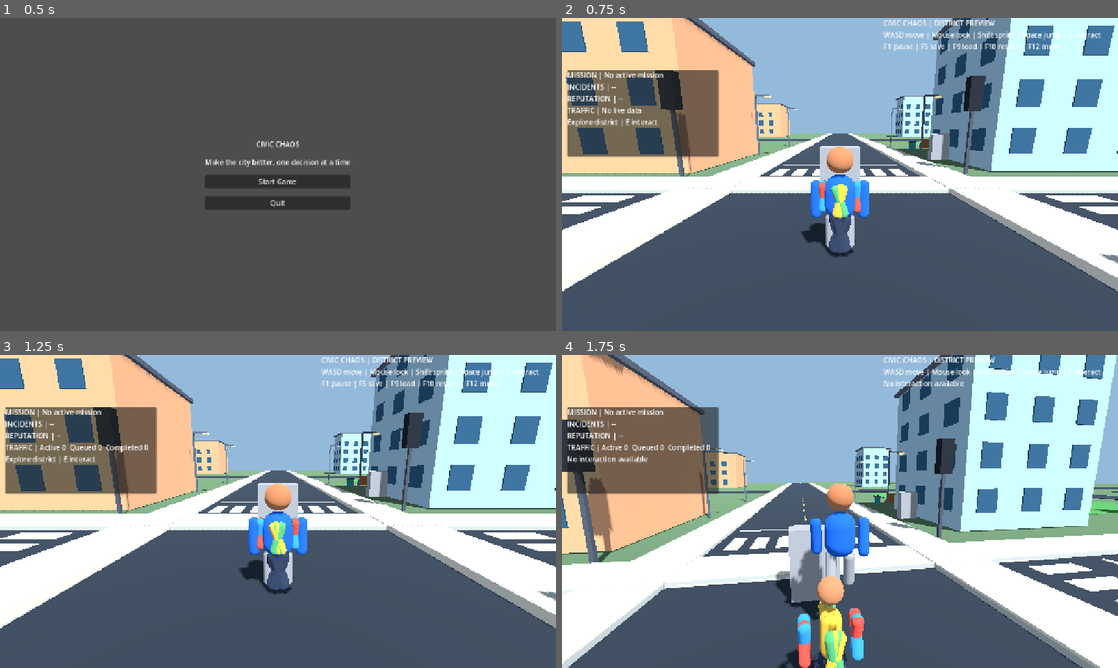
Above: before the commit, frames 1-4 (two rows, left to right).
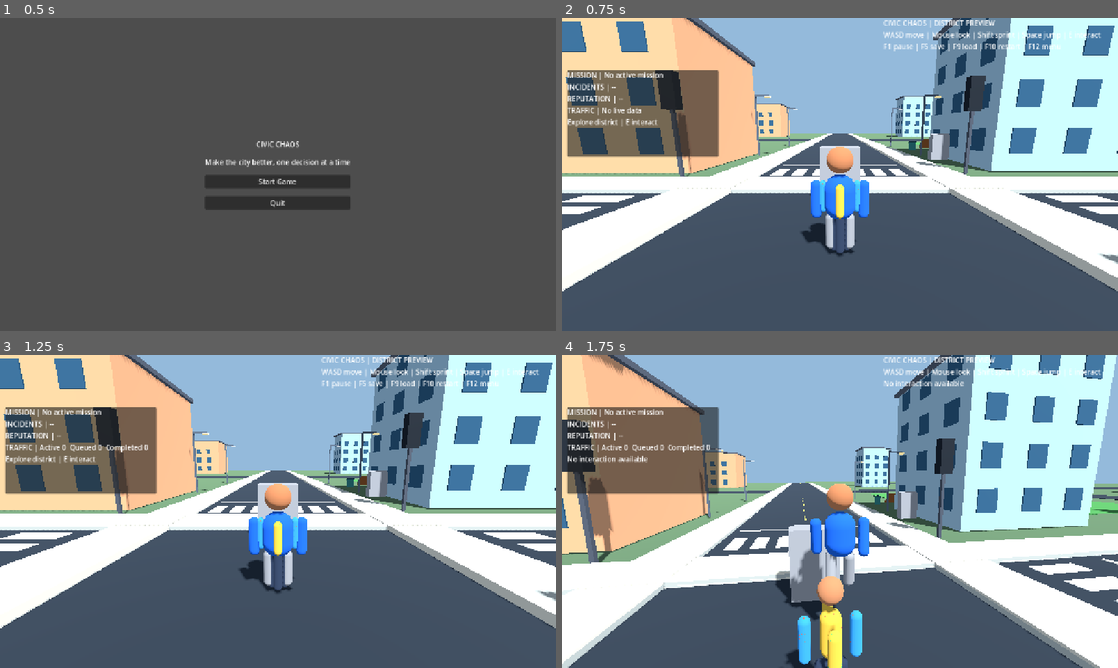
Above: after the commit, the same moments.

Repository: gauravprajapat-23/civic-chaos
Game: Godot game, scene res://scenes/core/menu.tscn
Two runs of this game, one before a commit and one after it. Both use one fixed random seed, a clock stepped at 60 frames per second and the inputs below.
Inputs (mouse positions are in pixels of both pictures, inside the frame that each line leads up to):
- Up to frame 1 (0.5 s): no input
- Up to frame 2 (0.75 s): click "Start Game" at 0.5 s
- Up to frame 3 (1.25 s): no input
- Up to frame 4 (1.75 s): tap Enter at 1.25 s; move the mouse to (867, 511) at 1.27 s; hold W (move_forward) from 1.28 s (still down); hold E (interact) from 1.28 s (still down); tap Space (jump) at 1.52 s

Frame 1 is identical in both runs. In frame 2, 0.4% of the frame differs, in the area x 44-54%, y 51-77%; in frame 3, 0.5%; in frame 4, 0.9%, in the area x 39-55%, y 78-100%.

Commit message:
fix(npc): remove physical character blocking and yield/unstick socially

Diff:
--- a/scripts/npc/district_pedestrians.gd
+++ b/scripts/npc/district_pedestrians.gd
@@ -11,13 +11,15 @@
 var _reservations: CivicIntersectionReservations
 var _crossing: Array[bool] = []
 const BODY_RADIUS: float = 0.32
-const PLAYER_CLEARANCE: float = 1.15
+const PLAYER_CLEARANCE: float = 1.4
+const PLAYER_YIELD_RADIUS: float = 2.3
+const PLAYER_YIELD_SPEED: float = 5.5
 const WALKER_CLEARANCE: float = 1.05
 const CROSSING_CLEARANCE: float = 1.3
 const VEHICLE_CLEARANCE: float = 1.5
-const PERSONAL_SPACE: float = 1.2
+const PERSONAL_SPACE: float = 1.4
 const HARD_SEPARATION: float = 0.72 # Wider than two 0.32m collision radii.
-const SIDESTEP_DISTANCE: float = 0.85
+const SIDESTEP_DISTANCE: float = 1.4
 const SIDESTEP_SPEED: float = 1.5
 var _sidestep_offsets: Array[float] = []
 var _blocked_frames: Array[int] = []
@@ -37,7 +39,7 @@
     for index in range(pedestrian_count):
         var walker := AnimatableBody3D.new()
         walker.collision_layer = 8
-        walker.collision_mask = 1 | 2 | 4 | 8
+        walker.collision_mask = 0 # Sensing layer only; no rigid actor-actor collision.
         walker.sync_to_physics = true
         walker.set_meta("pedestrian_index", index)
         var collider := CollisionShape3D.new()
@@ -61,11 +63,17 @@
         # themselves through simple stop-on-obstacle avoidance.
         var spawn_progress: float = float(index) * 5.0
         var loop_length: float = district_extent * 1.65
-        for attempt in range(96):
+        var found_spawn: bool = false
+        for attempt in range(192):
             var spawn_fraction: float = fposmod(spawn_progress, loop_length) - loop_length * 0.5
             if _spawn_is_clear(_walk_position(index % 4, spawn_fraction)):
+                found_spawn = true
                 break
             spawn_progress += PERSONAL_SPACE + 0.3
+        if not found_spawn:
+            push_warning("Pedestrian spawn skipped: all safe slots occupied (%d)" % index)
+            walker.queue_free()
+            continue
         _walker_progress.append(spawn_progress)
         _sidestep_offsets.append(0.0)
         _blocked_frames.append(0)
@@ -122,7 +130,10 @@
             else:
                 can_walk = false
         if can_walk:
-            can_walk = _advance_clear_walker(index, delta, length)
+            if _resolve_actor_overlap(index, delta) or _yield_to_player(index, delta):
+                can_walk = false
+            else:
+                can_walk = _advance_clear_walker(index, delta, length)
         if can_walk:
             _blocked_frames[index] = 0
         else:
@@ -150,6 +161,99 @@
         legs[0].rotation.x = -swing
         legs[1].rotation.x = swing
 
+## When somebody is already embedded, create small local separation.
+## A separate fallback is needed because planning from overlapping positions
+## cannot know a legal path until the initial penetration is reduced.
+func _resolve_actor_overlap(index: int, delta: float) -> bool:
+    var walker: Node3D = _walkers[index]["root"]
+    var danger_position: Vector3 = Vector3.ZERO
+    var nearest_distance: float = INF
+    var nearest_minimum: float = HARD_SEPARATION
+    var player: Node3D = get_parent().get_node_or_null("PlayerRoot") as Node3D
+    if player != null:
+        var player_gap := Vector2(walker.global_position.x - player.global_position.x, walker.global_position.z - player.global_position.z).length()
+        if player_gap < PLAYER_CLEARANCE:
+            nearest_distance = player_gap
+            nearest_minimum = PLAYER_CLEARANCE
+            danger_position = to_local(player.global_position)
+    for other_index in range(_walkers.size()):
+        if other_index == index:
+            continue
+        var other: Node3D = _walkers[other_index]["root"]
+        var gap := Vector2(walker.position.x - other.position.x, walker.position.z - other.position.z).length()
+        if gap < HARD_SEPARATION and (nearest_distance == INF or (gap / HARD_SEPARATION) < (nearest_distance / nearest_minimum)):
+            nearest_distance = gap
+            nearest_minimum = HARD_SEPARATION
+            danger_position = other.position
+    if nearest_distance == INF:
+        return false
+    var away: Vector3 = walker.position - danger_position
+    away.y = 0.0
+    if away.length_squared() < 0.0001:
+        var angle: float = float((index * 19 + 7) % 8) * PI / 4.0
+        away = Vector3(cos(angle), 0.0, sin(angle))
+    away = away.normalized()
+    var correction: float = minf(maxf(0.08, nearest_minimum - nearest_distance + 0.05), 0.36)
+    var before: Vector3 = walker.position
+    for trial in [away, away.rotated(Vector3.UP, PI / 3.0), away.rotated(Vector3.UP, -PI / 3.0)]:
+        var destination: Vector3 = before + trial * correction
+        if _candidate_is_clear(index, before, destination, false):
+            walker.position = destination
+            var data: Dictionary = _walkers[index]
+            var side: int = data["side"]
+            var loop_length: float = district_extent * 1.65
+            var route_progress: float = fposmod(_walker_progress[index], loop_length) - loop_length * 0.5
+            var center: Vector3 = _walk_position(side, route_progress)
+            _sidestep_offsets[index] = clampf(
+                (destination - center).dot(_walker_right(side, float(data["speed"]))),
+                -2.2, 2.2
+            )
+            return true
+    return false
+
+## People have right-of-way over an NPC's route. Approach is sensed before
+## they touch; a pedestrian moves sideways instead of physically pushing the
+## player or remaining motionless in front of them.
+func _yield_to_player(index: int, delta: float) -> bool:
+    var player: Node3D = get_parent().get_node_or_null("PlayerRoot") as Node3D
+    if player == null:
+        return false
+    var root: Node3D = _walkers[index]["root"]
+    var to_player: Vector3 = player.global_position - root.global_position
+    to_player.y = 0.0
+    if to_player.length_squared() >= PLAYER_YIELD_RADIUS * PLAYER_YIELD_RADIUS:
+        return false
+    var entry: Dictionary = _walkers[index]
+    var side: int = entry["side"]
+    var speed: float = entry["speed"]
+    var loop_length: float = district_extent * 1.65
+    var progress: float = fposmod(_walker_progress[index], loop_length) - loop_length * 0.5
+    var center: Vector3 = _walk_position(side, progress)
+    var lateral: Vector3 = _walker_right(side, speed)
+    var player_local: Vector3 = to_local(player.global_position)
+    var player_side: float = (player_local - center).dot(lateral)
+    var direction: float = -1.0 if player_side > 0.0 else 1.0
+    for sign_value in [direction, -direction]:
+        var new_offset: float = move_toward(
+            _sidestep_offsets[index],
+            sign_value * SIDESTEP_DISTANCE,
+            PLAYER_YIELD_SPEED * delta
+        )
+        var candidate: Vector3 = center + lateral * new_offset
+        var previous: Vector3 = root.position
+        var old_gap: Vector3 = previous - player_local
+        var new_gap: Vector3 = candidate - player_local
+        old_gap.y = 0.0
+        new_gap.y = 0.0
+        if new_gap.length_squared() + 0.00001 < old_gap.length_squared():
+            continue
+        if _candidate_is_clear(index, previous, candidate, false):
+            root.position = candidate
+            _sidestep_offsets[index] = new_offset
+            return true
+    # When the player occupies the walkway, wait rather than walk into them.
+    return true
+
 ## Spawn and route-reset clearance are checked against already committed
 ## pedestrian positions, never the unoccupied route centerline alone.
 func _spawn_is_clear(candidate: Vector3) -> bool:
@@ -330,7 +434,7 @@
         return true
     var query := PhysicsShapeQueryParameters3D.new()
     query.shape = collider.shape
-    query.collision_mask = 1 | 2 | 4 | 8
+    query.collision_mask = 1 | 4 # Solid city/vehicles only; people handled with personal-space rules.
     query.exclude = [walker.get_rid()]
     query.margin = 0.015
     var distance: float = (to_position - from_position).length()
--- a/scripts/player/player_controller.gd
+++ b/scripts/player/player_controller.gd
@@ -102,8 +102,8 @@
             velocity.y = -0.1
     else:
         velocity.y -= _gravity * delta
-    # Actor roofs must not act as ground. Sweep horizontal player movement
-    # against cars and pedestrians before world-only move_and_slide().
+    # Keep car collision horizontal; pedestrians yield without hard blocking.
+    # The player stays grounded on world surfaces, not other characters.
     _limit_horizontal_actor_motion(delta)
     move_and_slide()
     _animate_walk(delta)
@@ -175,8 +175,8 @@
     reset_physics_interpolation()
     return true
 
-## Horizontal contact with pedestrians and vehicles without using either as a floor.
-## Static/kinematic traffic still senses player layer 2 for emergency stopping.
+## Horizontal contact with vehicles only (never a roof/floor).
+## Pedestrians use proactive social avoidance rather than hard contact.
 func _limit_horizontal_actor_motion(delta: float) -> void:
     var horizontal_motion := Vector3(velocity.x * delta, 0.0, velocity.z * delta)
     if horizontal_motion.length_squared() <= 0.0000001:
@@ -188,7 +188,7 @@
     query.shape = collider.shape
     query.transform = collider.global_transform
     query.motion = horizontal_motion
-    query.collision_mask = 4 | 8 # Vehicle and pedestrian bodies; never treated as floors.
+    query.collision_mask = 4 # Solid vehicles only; NPCs are soft-avoidance agents.
     query.exclude = [get_rid()]
     query.margin = 0.02
     var space := get_world_3d().direct_space_state
--- a/tests/player_pedestrian_contact_test.gd
+++ b/tests/player_pedestrian_contact_test.gd
@@ -1,5 +1,5 @@
 extends SceneTree
-## Actual-frame player/NPC collision guard, release and non-stacking test.
+## Player can walk freely past sensor-only NPCs; NPC heads are not floors.
 const PlayerScene = preload("res://scenes/player/player_root.tscn")
 
 func _initialize() -> void:
@@ -50,11 +50,11 @@
     Input.action_release("move_forward")
     var delta := player.global_position - pedestrian.global_position
     delta.y = 0.0
-    if delta.length() < 0.66 or player.global_position.z < 0.65:
-        _fail("player overlapped or walked through the stationary pedestrian")
+    if player.global_position.z > -1.5:
+        _fail("player was physically blocked by a sensing-only pedestrian")
         return
-    if player.global_position.z > 2.0:
-        _fail("forward movement did not execute; NPC contact test would be vacuous")
+    if absf(player.global_position.x) > 0.5:
+        _fail("pedestrian contact unexpectedly pushed player sideways")
         return
     # Clear the walker and confirm that the obstacle guard releases.
     pedestrian.global_position = Vector3(10.0, 0.0, 0.0)
@@ -65,7 +65,7 @@
         await physics_frame
     Input.action_release("move_forward")
     if player.global_position.z >= z_before - 0.75:
-        _fail("player did not resume walking after pedestrian cleared")
+        _fail("player movement stopped unexpectedly after pedestrian moved")
         return
     # The NPC capsule must not act as a solid floor while falling.
     pedestrian.global_position = Vector3.ZERO
